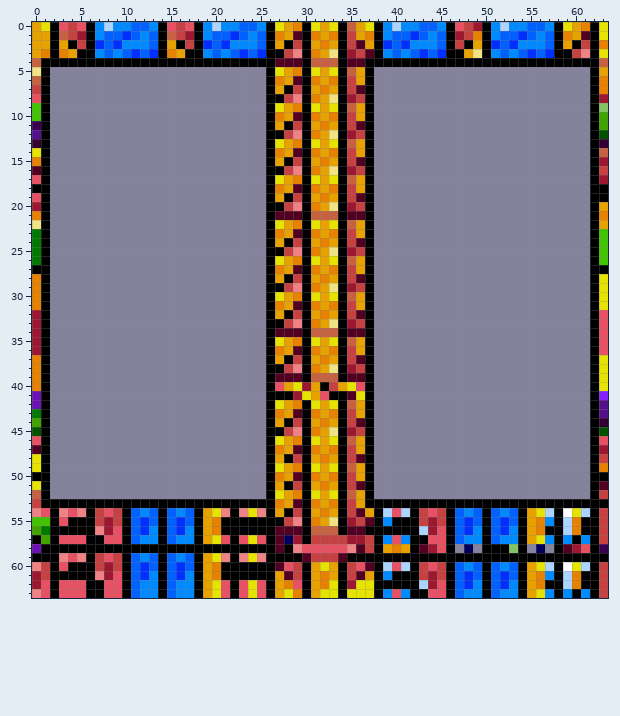
Two versions of one pixel-art sprite, data/background.png. The picture above was drawn from the file before the commit.
The file is 64x64 pixels.
After:
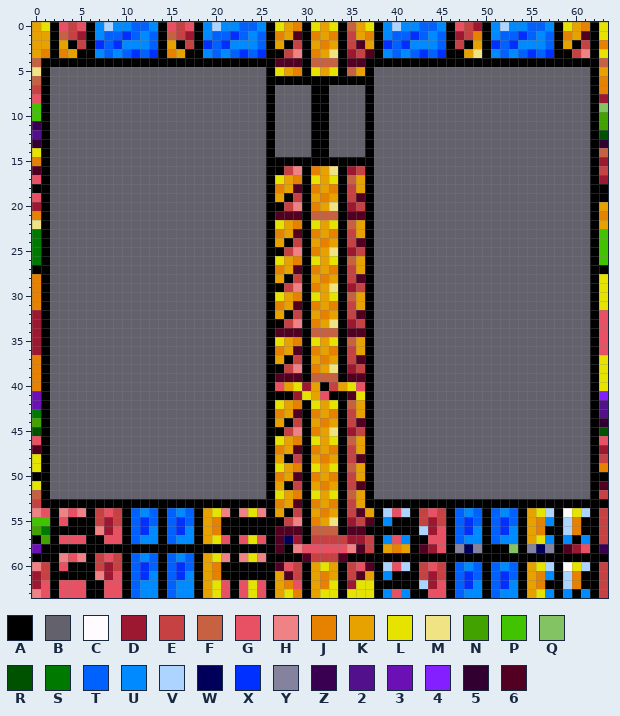
Palette (. is transparent): A #000000  B #62616c  C #fffbff  D #9c1831  E #c64142  F #c66142  G #e75163  H #ef8284  J #e78200  K #e7a200  L #e7e300  M #efe384  N #42a200  P #42c300  Q #84c363  R #005100  S #007900  T #0061ff  U #008aff  V #add3ff  W #00005a  X #0030ff  Y #84829c  Z #390052  2 #52108c  3 #6b10b5  4 #8420ff  5 #310031  6 #520021
Change:
Changed rows in their new state; - is an unchanged pixel.
first column x 2:
 5 BBBBBBBBBBBBBBBBBBBBBBBB------------BBBBBBBBBBBBBBBBBBBBBBBB
 6 BBBBBBBBBBBBBBBBBBBBBBBB-AAA-AAA-AA-BBBBBBBBBBBBBBBBBBBBBBBB
 7 BBBBBBBBBBBBBBBBBBBBBBBB-BBBBAABBBB-BBBBBBBBBBBBBBBBBBBBBBBB
 8 BBBBBBBBBBBBBBBBBBBBBBBB-BBBBAABBBB-BBBBBBBBBBBBBBBBBBBBBBBB
 9 BBBBBBBBBBBBBBBBBBBBBBBB-BBBBAABBBB-BBBBBBBBBBBBBBBBBBBBBBBB
10 BBBBBBBBBBBBBBBBBBBBBBBB-BBBBAABBBB-BBBBBBBBBBBBBBBBBBBBBBBB
11 BBBBBBBBBBBBBBBBBBBBBBBB-BBBBAABBBB-BBBBBBBBBBBBBBBBBBBBBBBB
12 BBBBBBBBBBBBBBBBBBBBBBBB-BBBBAABBBB-BBBBBBBBBBBBBBBBBBBBBBBB
13 BBBBBBBBBBBBBBBBBBBBBBBB-BBBBAABBBB-BBBBBBBBBBBBBBBBBBBBBBBB
14 BBBBBBBBBBBBBBBBBBBBBBBB-BBBBAABBBB-BBBBBBBBBBBBBBBBBBBBBBBB
15 BBBBBBBBBBBBBBBBBBBBBBBB-A-A-AAA-AA-BBBBBBBBBBBBBBBBBBBBBBBB
16 BBBBBBBBBBBBBBBBBBBBBBBB------------BBBBBBBBBBBBBBBBBBBBBBBB
17 BBBBBBBBBBBBBBBBBBBBBBBB------------BBBBBBBBBBBBBBBBBBBBBBBB
18 BBBBBBBBBBBBBBBBBBBBBBBB------------BBBBBBBBBBBBBBBBBBBBBBBB
19 BBBBBBBBBBBBBBBBBBBBBBBB------------BBBBBBBBBBBBBBBBBBBBBBBB
20 BBBBBBBBBBBBBBBBBBBBBBBB------------BBBBBBBBBBBBBBBBBBBBBBBB
21 BBBBBBBBBBBBBBBBBBBBBBBB------------BBBBBBBBBBBBBBBBBBBBBBBB
22 BBBBBBBBBBBBBBBBBBBBBBBB------------BBBBBBBBBBBBBBBBBBBBBBBB
23 BBBBBBBBBBBBBBBBBBBBBBBB------------BBBBBBBBBBBBBBBBBBBBBBBB
24 BBBBBBBBBBBBBBBBBBBBBBBB------------BBBBBBBBBBBBBBBBBBBBBBBB
25 BBBBBBBBBBBBBBBBBBBBBBBB------------BBBBBBBBBBBBBBBBBBBBBBBB
26 BBBBBBBBBBBBBBBBBBBBBBBB------------BBBBBBBBBBBBBBBBBBBBBBBB
27 BBBBBBBBBBBBBBBBBBBBBBBB------------BBBBBBBBBBBBBBBBBBBBBBBB
28 BBBBBBBBBBBBBBBBBBBBBBBB------------BBBBBBBBBBBBBBBBBBBBBBBB
29 BBBBBBBBBBBBBBBBBBBBBBBB------------BBBBBBBBBBBBBBBBBBBBBBBB
30 BBBBBBBBBBBBBBBBBBBBBBBB------------BBBBBBBBBBBBBBBBBBBBBBBB
31 BBBBBBBBBBBBBBBBBBBBBBBB------------BBBBBBBBBBBBBBBBBBBBBBBB
32 BBBBBBBBBBBBBBBBBBBBBBBB------------BBBBBBBBBBBBBBBBBBBBBBBB
33 BBBBBBBBBBBBBBBBBBBBBBBB------------BBBBBBBBBBBBBBBBBBBBBBBB
34 BBBBBBBBBBBBBBBBBBBBBBBB------------BBBBBBBBBBBBBBBBBBBBBBBB
35 BBBBBBBBBBBBBBBBBBBBBBBB------------BBBBBBBBBBBBBBBBBBBBBBBB
36 BBBBBBBBBBBBBBBBBBBBBBBB------------BBBBBBBBBBBBBBBBBBBBBBBB
37 BBBBBBBBBBBBBBBBBBBBBBBB------------BBBBBBBBBBBBBBBBBBBBBBBB
38 BBBBBBBBBBBBBBBBBBBBBBBB------------BBBBBBBBBBBBBBBBBBBBBBBB
39 BBBBBBBBBBBBBBBBBBBBBBBB------------BBBBBBBBBBBBBBBBBBBBBBBB
40 BBBBBBBBBBBBBBBBBBBBBBBB------------BBBBBBBBBBBBBBBBBBBBBBBB
41 BBBBBBBBBBBBBBBBBBBBBBBB------------BBBBBBBBBBBBBBBBBBBBBBBB
42 BBBBBBBBBBBBBBBBBBBBBBBB------------BBBBBBBBBBBBBBBBBBBBBBBB
43 BBBBBBBBBBBBBBBBBBBBBBBB------------BBBBBBBBBBBBBBBBBBBBBBBB
44 BBBBBBBBBBBBBBBBBBBBBBBB------------BBBBBBBBBBBBBBBBBBBBBBBB
45 BBBBBBBBBBBBBBBBBBBBBBBB------------BBBBBBBBBBBBBBBBBBBBBBBB
46 BBBBBBBBBBBBBBBBBBBBBBBB------------BBBBBBBBBBBBBBBBBBBBBBBB
47 BBBBBBBBBBBBBBBBBBBBBBBB------------BBBBBBBBBBBBBBBBBBBBBBBB
48 BBBBBBBBBBBBBBBBBBBBBBBB------------BBBBBBBBBBBBBBBBBBBBBBBB
49 BBBBBBBBBBBBBBBBBBBBBBBB------------BBBBBBBBBBBBBBBBBBBBBBBB
50 BBBBBBBBBBBBBBBBBBBBBBBB------------BBBBBBBBBBBBBBBBBBBBBBBB
51 BBBBBBBBBBBBBBBBBBBBBBBB------------BBBBBBBBBBBBBBBBBBBBBBBB
52 BBBBBBBBBBBBBBBBBBBBBBBB------------BBBBBBBBBBBBBBBBBBBBBBBB
Where, in picture pixels (left, top, right, bottom), the same in both pictures:
changed: (50, 67, 590, 499)
